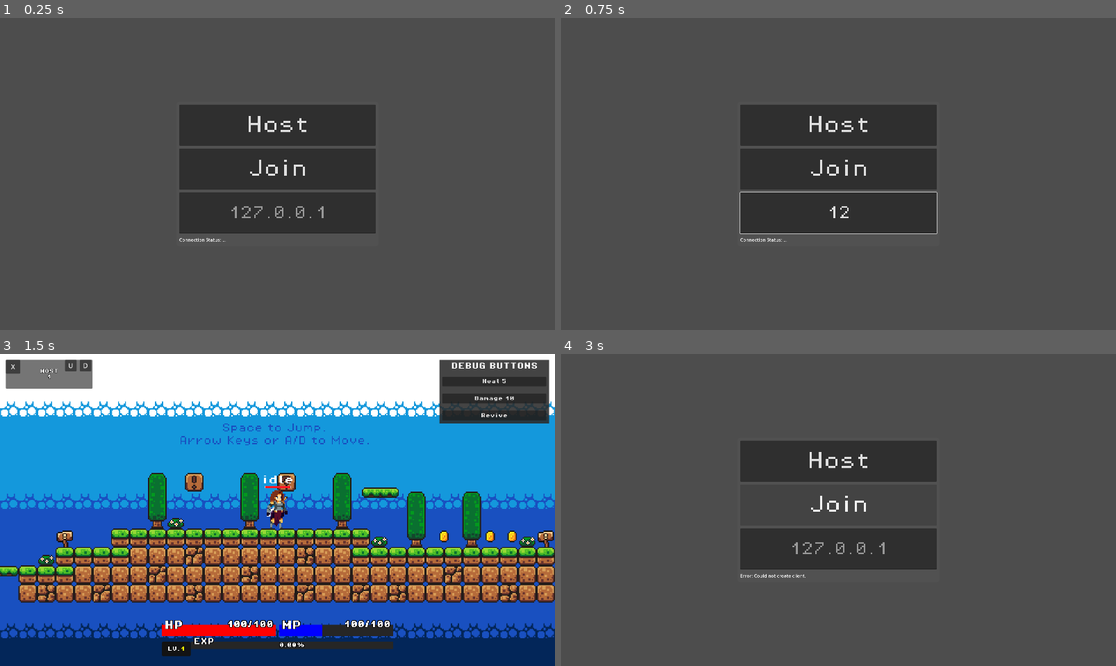
Above: before the commit, frames 1-4 (two rows, left to right).
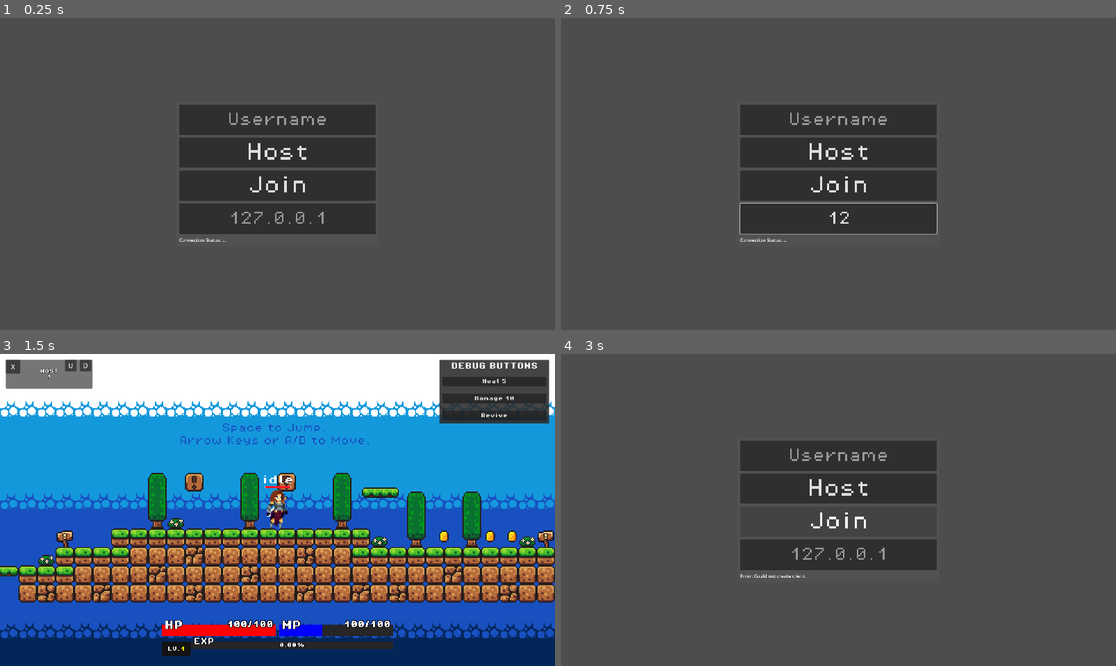
Above: after the commit, the same moments.

Repository: breckdareck/multiplayer-test
Game: Godot game, scene res://scenes/main_menu.tscn
Two runs of this game, one before a commit and one after it. Both use one fixed random seed, a clock stepped at 60 frames per second and the inputs below.
Inputs (mouse positions are in pixels of both pictures, inside the frame that each line leads up to):
- Up to frame 1 (0.25 s): no input
- Up to frame 2 (0.75 s): click (838, 211) at 0.52 s; type "12" at 0.6 s
- Up to frame 3 (1.5 s): click "Host" at 1.25 s
- Up to frame 4 (3 s): click "X" at 2 s; click "Join" at 2.75 s

The runs differ from the first frame. In frame 1, 2.6% of the frame differs, in the area x 32-68%, y 30-72%; in frame 2, 2.5%; in frame 3, nothing differs; in frame 4, 2.0%.

Commit message:
Server Saving
Added a Quick and Dirty way of saving the players data on the server. Will make this better later.

Diff:
--- /dev/null
+++ b/player_.json
@@ -0,0 +1 @@
+{"current_health":100,"experience":0,"level":1,"max_health":100,"username":""}
--- a/scenes/main_menu.tscn
+++ b/scenes/main_menu.tscn
@@ -66,6 +66,16 @@
 mouse_filter = 2
 theme_override_constants/separation = 10
 alignment = 1
+
+[node name="Username" type="LineEdit" parent="CanvasLayer/MenuContainer/MenuPanel/VBoxContainer"]
+layout_mode = 2
+size_flags_vertical = 3
+focus_mode = 1
+theme_override_fonts/font = ExtResource("1_ekxnf")
+theme_override_font_sizes/font_size = 48
+placeholder_text = "Username"
+alignment = 1
+max_length = 15
 
 [node name="Host" type="Button" parent="CanvasLayer/MenuContainer/MenuPanel/VBoxContainer"]
 layout_mode = 2
--- a/scenes/multiplayer_player.tscn
+++ b/scenes/multiplayer_player.tscn
@@ -44,6 +44,9 @@
 properties/6/path = NodePath(".:coming_from_slide")
 properties/6/spawn = true
 properties/6/replication_mode = 1
+properties/7/path = NodePath(".:username")
+properties/7/spawn = true
+properties/7/replication_mode = 1
 
 [sub_resource type="SceneReplicationConfig" id="SceneReplicationConfig_80evv"]
 properties/0/path = NodePath("InputSynchronizer:input_direction")
--- a/scripts/Managers/multiplayer_manager.gd
+++ b/scripts/Managers/multiplayer_manager.gd
@@ -61,9 +61,6 @@
 			multiplayer.peer_disconnected.connect(_del_player)
 
 			change_level.call_deferred(load("res://scenes/game.tscn"))
-
-			# Write server info to a file for monitoring
-			_write_server_info(IP_ADDRESS, current_port)
 
 			return
 
@@ -92,22 +89,6 @@
 
 	print("Using default port: %d" % default_port)
 	return default_port
-
-
-# Write server information to a file for external monitoring
-func _write_server_info(ip: String, port: int) -> void:
-	var file = FileAccess.open("server_info_%d.json" % OS.get_process_id(), FileAccess.WRITE)
-	if file:
-		var server_info = {
-							  "pid": OS.get_process_id(),
-							  "ip": ip,
-							  "port": port,
-							  "started_at": Time.get_datetime_string_from_system(),
-							  "status": "running"
-						  }
-		file.store_string(JSON.stringify(server_info))
-		file.close()
-		print("Server info written to file: server_info_%d.json" % OS.get_process_id())
 
 # --- UI-Driven Functions (for Clients and Listen Servers) ---
 
@@ -280,6 +261,7 @@
 	var player_to_add: Node = multiplayer_scene.instantiate()
 	player_to_add.player_id = id
 	player_to_add.name = str(id)
+
 	var players_spawn_node = _get_players_spawn_node()
 	if players_spawn_node:
 		players_spawn_node.add_child(player_to_add, true)
--- a/scripts/Player/multiplayer_controller.gd
+++ b/scripts/Player/multiplayer_controller.gd
@@ -24,6 +24,7 @@
 @export_category("UI")
 @export var player_HUD: Control
 
+var username: String = ""
 
 var direction: int = 0  # The current input direction from the synchronizer
 var facing_direction: int = 1  # The last non-zero direction, for facing
@@ -48,9 +49,19 @@
 @onready var standing_collision_shape: CollisionShape2D = $StandingCollisionShape
 @onready var crouch_collision_shape: CollisionShape2D = $CrouchCollisionShape
 @onready var basic_attack_hitbox: CollisionShape2D = $Hitbox/BasicAttackHitbox
+@onready var menu_container: MainMenu = get_tree().current_scene.get_node("%MenuContainer")
 
 
 func _ready() -> void:
+	if multiplayer.get_unique_id() == player_id:
+		var menu_container_node = get_tree().current_scene.get_node("%MenuContainer")
+		if menu_container_node and menu_container_node.has_method("get_username"):
+			var user_name = (menu_container_node as MainMenu).get_username()
+			set_username.rpc(user_name)
+			request_load_data.rpc_id(1, username)
+		else:
+			print("Warning: Could not find MenuContainer or get_username method")
+
 	if OS.has_feature("dedicated_server"):
 		$Camera2D.queue_free()
 		animated_sprite.visible = false
@@ -79,6 +90,13 @@
 		health_component.died.connect(_on_player_died)
 		$RespawnTimer.timeout.connect(_respawn)
 
+		# Connect signals to save data when it changes
+		if health_component:
+			health_component.health_changed.connect(func(_c, _m): data_changed())
+		if level_component:
+			level_component.experience_changed.connect(func(_c, _e): data_changed())
+			level_component.leveled_up.connect(func(_l): data_changed())
+
 		await get_tree().process_frame
 
 	debug_component.set_health_component(health_component)
@@ -114,6 +132,11 @@
 		animated_sprite.offset.x = (
 			-_sprite_base_offset_x if facing_direction < 0 else _sprite_base_offset_x
 		)
+
+
+func _unhandled_input(event: InputEvent) -> void:
+	if multiplayer.is_server():
+		state_machine.process_input(event)
 
 
 func apply_knockback(knockback: Vector2) -> void:
@@ -199,7 +222,71 @@
 func _on_drop_timer_timeout() -> void:
 	set_collision_mask_value(platform_layer, true)
 
-
-func _unhandled_input(event: InputEvent) -> void:
-	if multiplayer.is_server():
-		state_machine.process_input(event)
+@rpc("any_peer", "call_local", "reliable")
+func set_username(name: String) -> void:
+	print("Setting username to: ", name, " for player_id: ", player_id)
+	username = name
+
+
+func data_changed() -> void:
+	# This function is called when any of the main variables change
+	var data: Dictionary = save()
+	save_on_server.rpc_id(1, JSON.stringify(data))
+
+
+@rpc("any_peer", "call_local", "reliable")
+func save_on_server(data: String) -> void:
+	if not multiplayer.is_server():
+		return
+
+	print("Saving on Server")
+	var parsed_data: Dictionary = JSON.parse_string(data)
+	var file_path: String = "player_" + parsed_data["username"] + ".json"
+	var file = FileAccess.open(file_path, FileAccess.WRITE)
+	if file:
+		file.store_string(data)
+		file.close()
+
+
+func save() -> Dictionary:
+	var data: Dictionary = {
+		'username' = username,
+		'max_health' = health_component.max_health,
+		'current_health' = health_component.current_health,
+		'level' = level_component.level,
+		'experience' = level_component.experience
+	}
+	return data
+
+@rpc("any_peer", "call_local", "reliable")
+func request_load_data(user_name: String) -> void:
+	if not multiplayer.is_server():
+		return
+
+	var file_path: String = "player_" + user_name + ".json"
+	if FileAccess.file_exists(file_path):
+		var file = FileAccess.open(file_path, FileAccess.READ)
+		if file:
+			var content = file.get_as_text()
+			file.close()
+			var parsed_json = JSON.parse_string(content)
+			if typeof(parsed_json) == TYPE_DICTIONARY:
+				load_data(parsed_json)
+
+func load_data(data: Dictionary) -> void:
+	print("Loading data")
+	username = data.get("username", "Player")
+
+	if health_component:
+		health_component.set_block_signals(true)
+		health_component.max_health = data.get("max_health", health_component.max_health)
+		health_component.current_health = data.get("current_health", health_component.max_health)
+		health_component.set_block_signals(false)
+		health_component.health_changed.emit(health_component.current_health, health_component.max_health)
+
+	if level_component:
+		level_component.set_block_signals(true)
+		level_component.level = data.get("level", 1)
+		level_component.experience = data.get("experience", 0)
+		level_component.set_block_signals(false)
+		level_component.experience_changed.emit(level_component.experience, level_component.get_exp_to_next_level())
--- a/scripts/main_menu.gd
+++ b/scripts/main_menu.gd
@@ -1,6 +1,8 @@
+class_name MainMenu
 extends Node
 
 @onready var main_menu: Control = $"."
+@onready var username_input: LineEdit = $MenuPanel/VBoxContainer/Username
 @onready var _host_button: Button = $MenuPanel/VBoxContainer/Host
 @onready var _join_button: Button = $MenuPanel/VBoxContainer/Join
 @onready var ip_address_input: LineEdit = $MenuPanel/VBoxContainer/IPAddress
@@ -34,3 +36,8 @@
 	else:
 		player_id_label.text = "CLIENT
 		%s" % str(pid)
+
+
+func get_username() -> String:
+	print("MainMenu returning username: ", username_input.text)
+	return username_input.text
Not shown, removed: scripts/player.gd.uid
